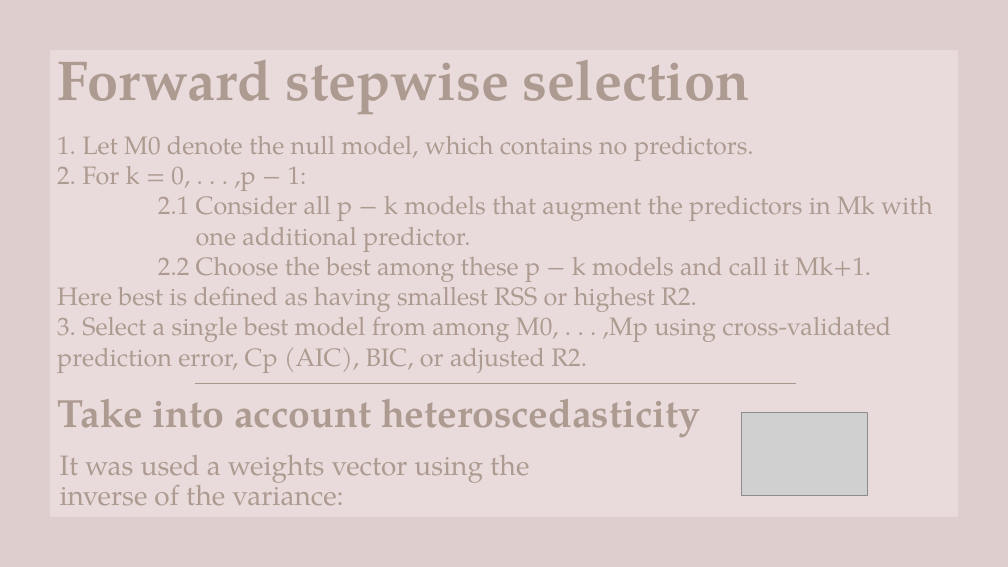
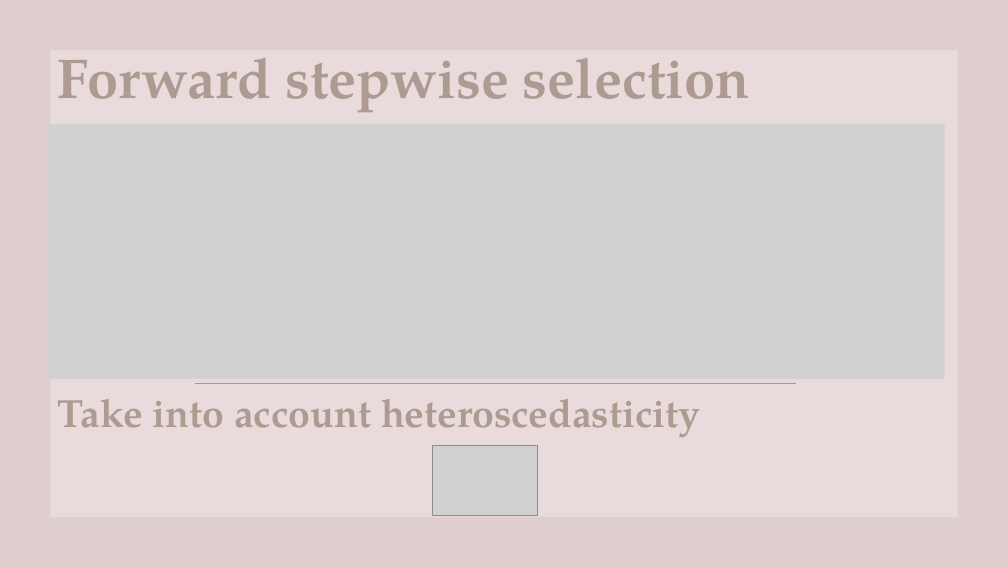
Before and after one commit to domenico-rgs/EFSA-Project, a slide deck: slide 6 of Presentation.pptx. Drawn at 1008x567 pixels with LibreOffice and Linux fonts; fonts in the diff are those of the drawing; grey boxes stand for pictures. Boxes give left, top, right and bottom in pixels: in the first picture for what was removed or moved away, otherwise in the second. Text is boxed around its words. In the diff, an @@ line names an element or a change of style, - is before the commit and + after.

Commit message:
ppt modifiche

```diff
--- a/Presentation.pptx
+++ b/Presentation.pptx
@@ picture added at [47, 124, 944, 378] @@
@@ text removed at [57, 136, 932, 373] @@
-1. Let M0 denote the null model, which contains no predictors.
-2. For k = 0, . . . ,p − 1:
-2.1 Consider all p − k models that augment the predictors in Mk with one additional predictor.
-2.2 Choose the best among these p − k models and call it Mk+1. Here best is defined as having smallest RSS or highest R2.
-3. Select a single best model from among M0, . . . ,Mp using cross-validated prediction error, Cp (AIC), BIC, or adjusted R2.
@@ picture: place and size @@
-picture at [741, 412, 867, 495]
+picture at [432, 446, 538, 515]
@@ text removed at [60, 455, 529, 505] @@
-It was used a weights vector using the inverse of the variance:
```
